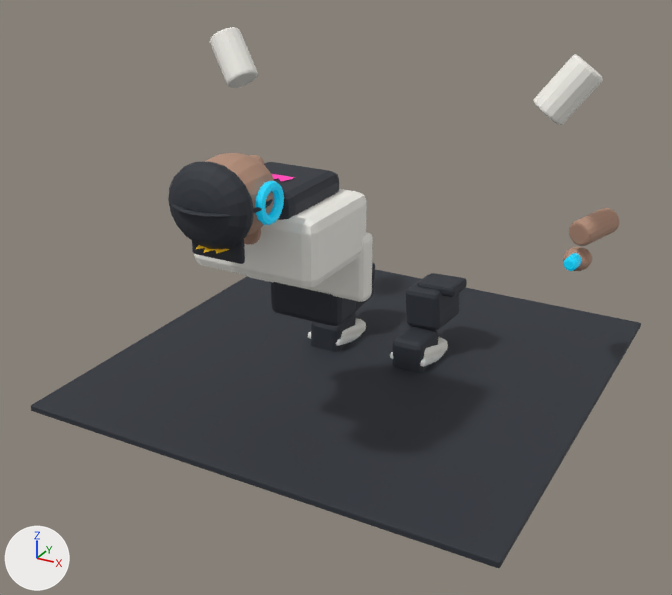
Two versions of the glTF model 3d-prototype/assets/characters/player/player_main.glb, one commit apart.
Rendered twice from a camera (50 mm lens) standing at (3.68, -7.23, 4.2) and looking at (-0.03, -0.48, 0.83). The axes (+X, +Y, +Z) are drawn at lower left. The lights are the same throughout. The first picture is the older version. Where no turn or scale is listed for an object, it has been applied to the vertices.

Objects in the first picture: 'Player_Backpack', 'Player_Cap', 'Player_CargoShin_L', 'Player_CargoShin_R', 'Player_CargoThigh_R', 'Player_Head', 'Player_OversizedTee', 'Player_Pelvis', 'Player_TeeHem', 'Player_UpperArm_L', 'Player_UpperArm_R', 'PreviewFloor' and 16 more.
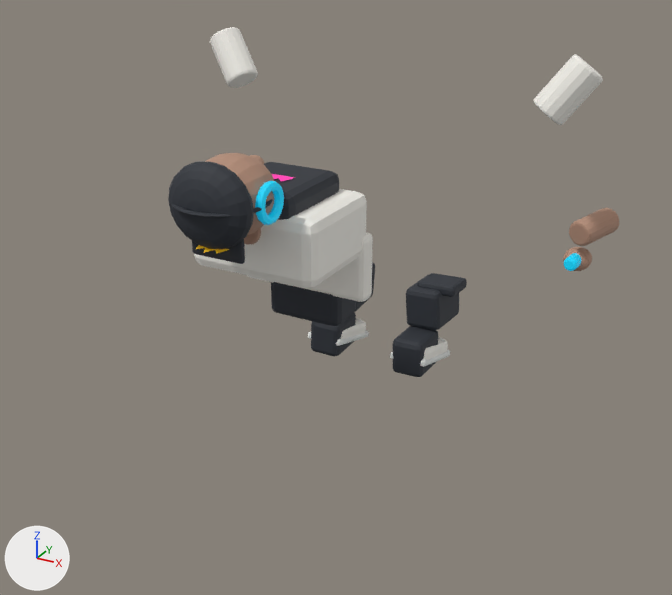
Where the change shows, as pixel boxes [x1, y1, x2, y2] in the pictures (672 x 595 px):
'PreviewFloor', deleted
    before: [31, 269, 641, 568]

Diff of the bpy script that builds the scene:
```diff
--- a/3d-prototype/assets/characters/player/player_main.glb.py
+++ b/3d-prototype/assets/characters/player/player_main.glb.py
@@ ob_previewfloor @@
-ob_previewfloor = bpy.data.objects.new('PreviewFloor', me_cube_018)
-ob_previewfloor.location = (0.0, 0.0, -0.05)
```
